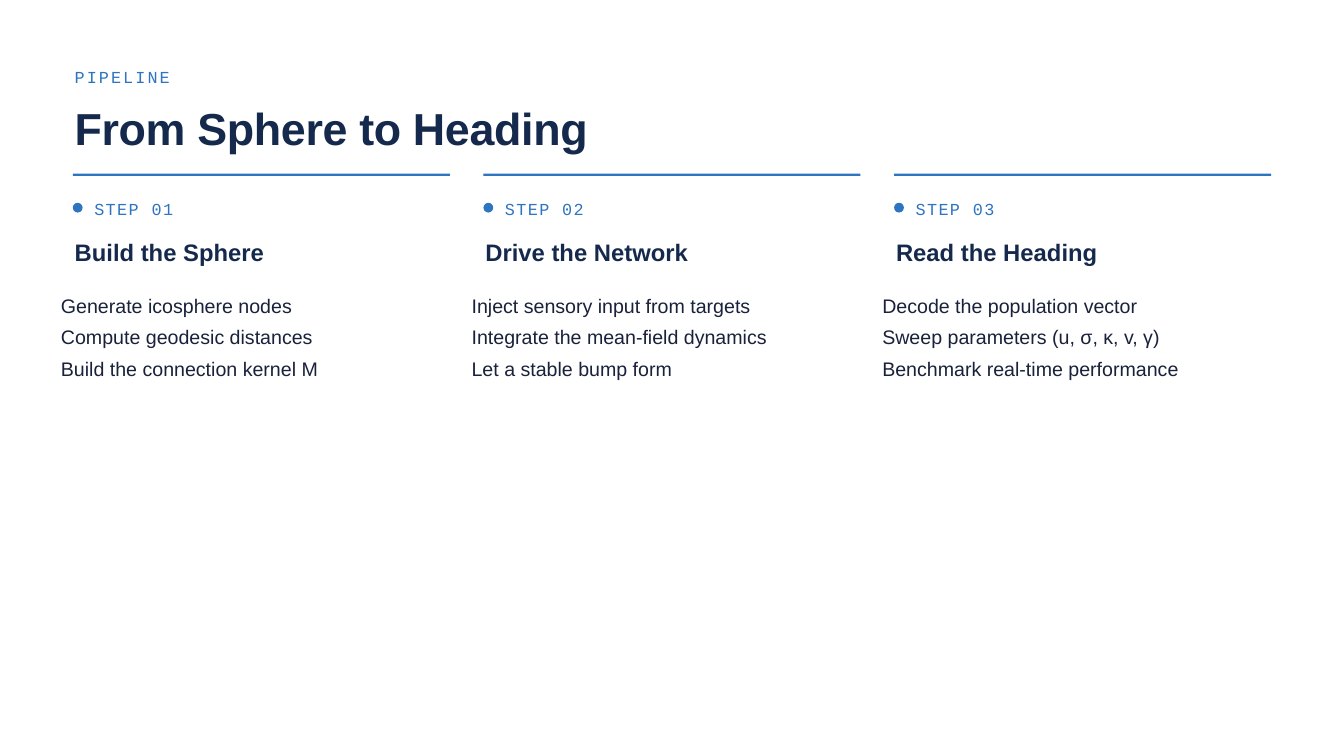
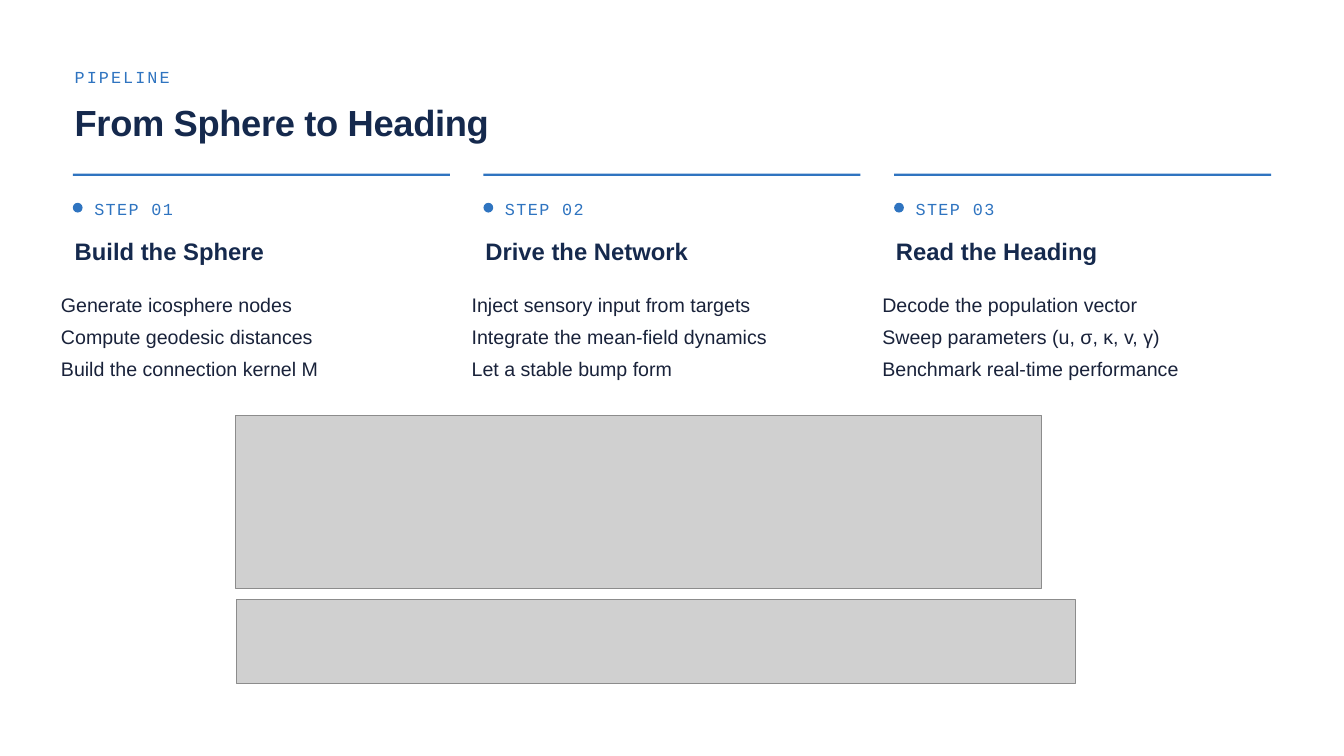
Before and after one commit to noah-ginzburg/RANController, a slide deck: slide 7 of RAN/RAN_Progress/Research_internship_presentation.pptx (slide 8 before the commit). Drawn at 1344x756 pixels with LibreOffice and Linux fonts; fonts in the diff are those of the drawing; grey boxes stand for pictures. Boxes give left, top, right and bottom in pixels: in the first picture for what was removed or moved away, otherwise in the second. Text is boxed around its words. In the diff, an @@ line names an element or a change of style, - is before the commit and + after.

```diff
--- a/RAN/RAN_Progress/Research_internship_presentation.pptx
+++ b/RAN/RAN_Progress/Research_internship_presentation.pptx
@@ text "From Sphere to Heading" at (75, 109, 489, 143): size 48 to 38.9 pt @@
@@ picture added at (235, 415, 1042, 588) @@
@@ picture added at (237, 599, 1075, 684) @@
```
Also in this commit, not shown: 11 other slides changed, 3 slides added, 4 slides removed, 5 other files.
